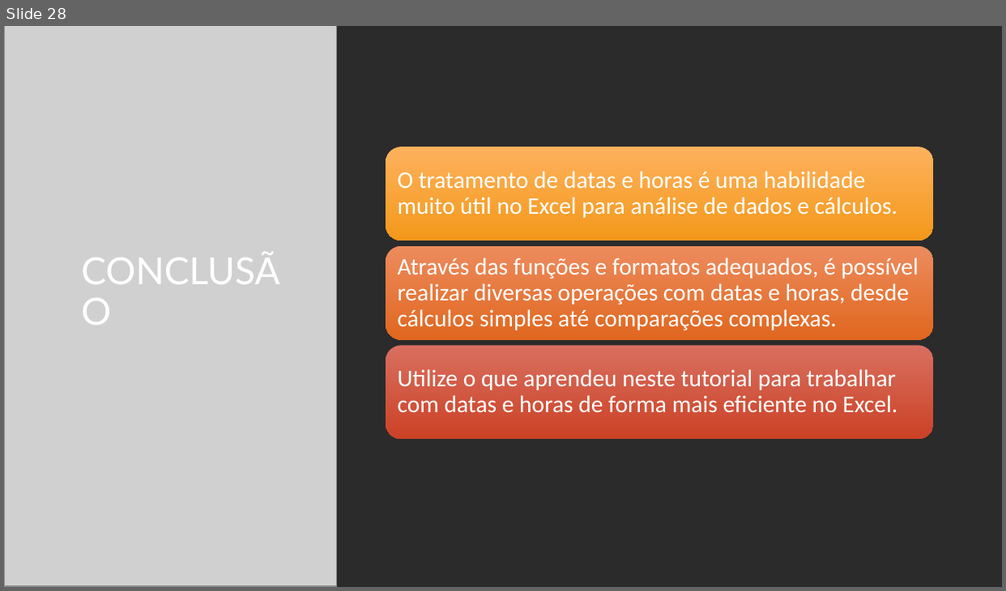
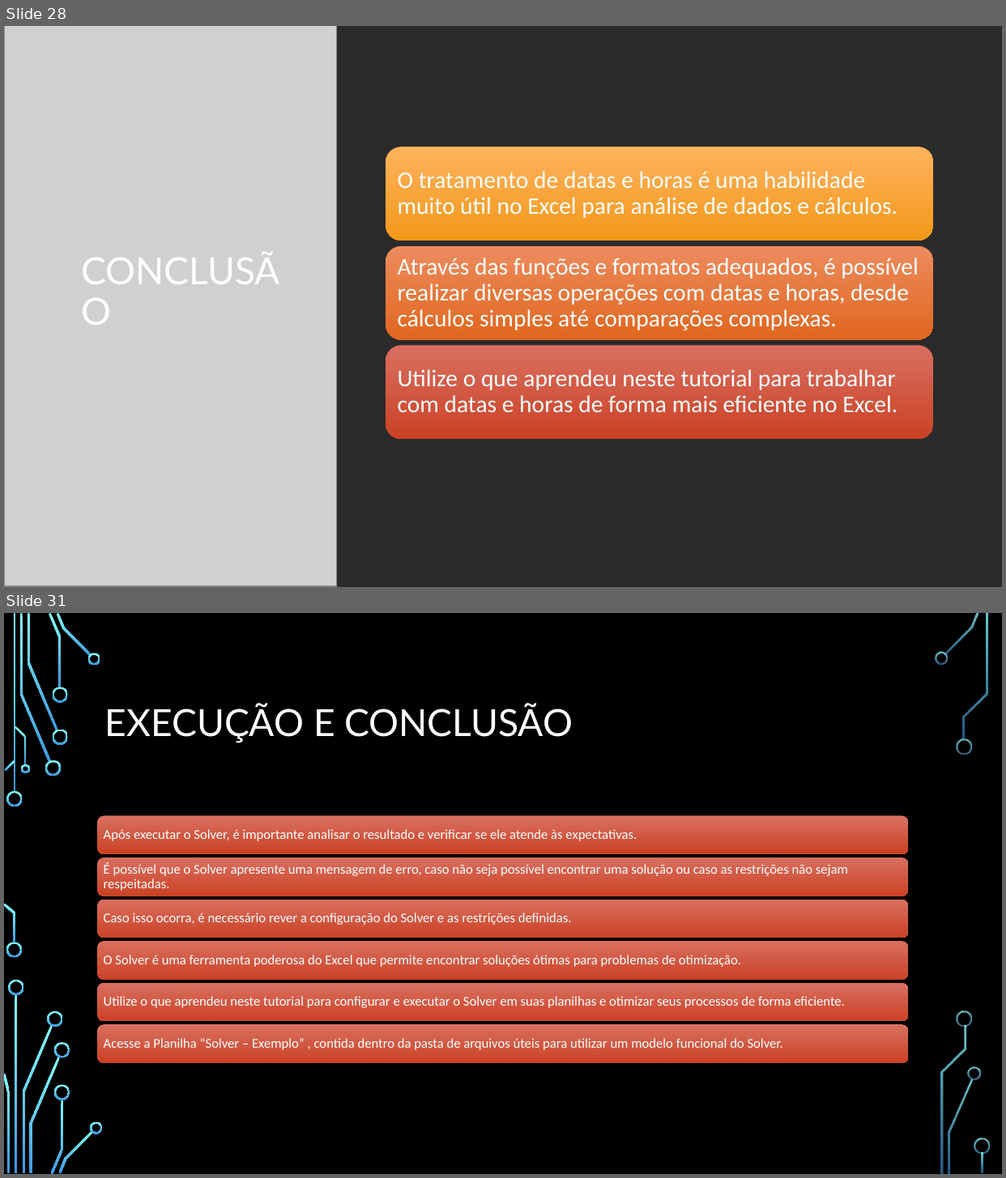
Before and after one commit to VitorKaviski/Curso_Kaviski_Excel_Basico_ao_Avancado, a slide deck: Curso Excel/Intermediário/Aula 1/Aula 1 - Excel/Curso Excel - Intermediário.pptx. Shown one above the other, each under a label of ours: slide 28 before the commit, slides 28 and 31 after it; the slides between them are not shown. The pictures are 1006x591 and 1006x1178 pixels, drawn with LibreOffice and Linux fonts; fonts in the diff are those of the drawing; grey boxes stand for pictures; background and template pictures are left out; a plain dark background stands for a picture behind light text. Boxes give left, top, right and bottom in pixels: in the first picture for what was removed or moved away, otherwise in the second. Text is boxed around its words. In the diff, an @@ line names an element or a change of style, - is before the commit and + after.

```diff
--- a/Curso Excel/Intermediário/Aula 1/Aula 1 - Excel/Curso Excel - Intermediário.pptx
+++ b/Curso Excel/Intermediário/Aula 1/Aula 1 - Excel/Curso Excel - Intermediário.pptx
@@ slide 31 added at [4, 613, 1002, 1174], background picture (left out) @@
@@ title added at [105, 704, 573, 743], 36 pt, text #FFFFFF @@
+EXECUÇÃO E CONCLUSÃO
@@ group added at [98, 815, 908, 1063]: 6 rounded rectangles, 6 texts @@
+Após executar o Solver, é importante analisar o resultado e verificar se ele atende às expectativas.
+É possível que o Solver apresente uma mensagem de erro, caso não seja possível encontrar uma solução ou caso as restrições não sejam respeitadas.
+Caso isso ocorra, é necessário rever a configuração do Solver e as restrições definidas.
+O Solver é uma ferramenta poderosa do Excel que permite encontrar soluções ótimas para problemas de otimização.
+Utilize o que aprendeu neste tutorial para configurar e executar o Solver em suas planilhas e otimizar seus processos de forma eficiente.
+Acesse a Planilha “Solver – Exemplo” , contida dentro da pasta de arquivos úteis para utilizar um modelo funcional do Solver.
@@ group added at [4, 613, 990, 1174]: 33 freeform shapes, 3 rectangles @@
```
Also in this commit, not shown: 2 slides changed, 6 other slides added, 9 slides removed, 1 other file.
